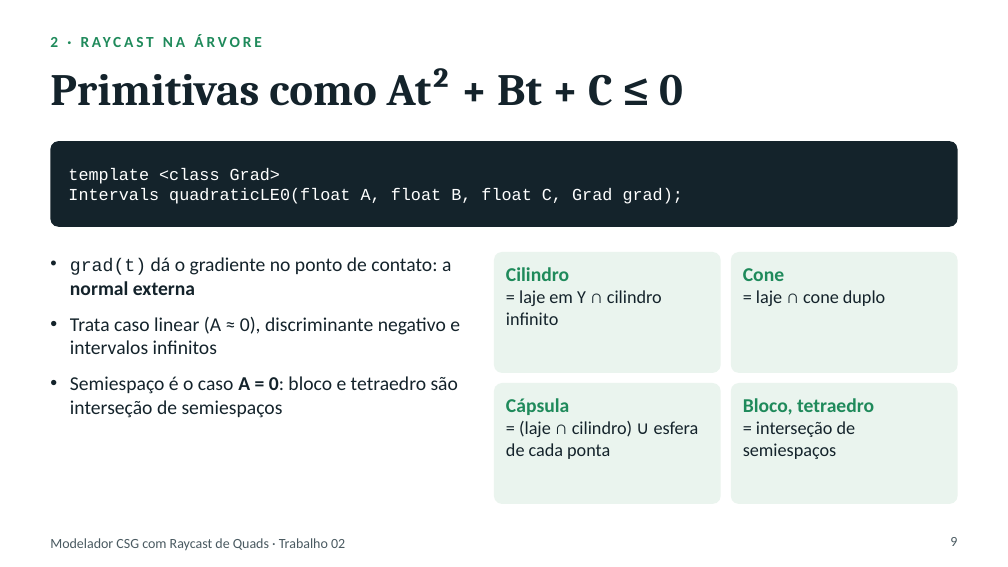
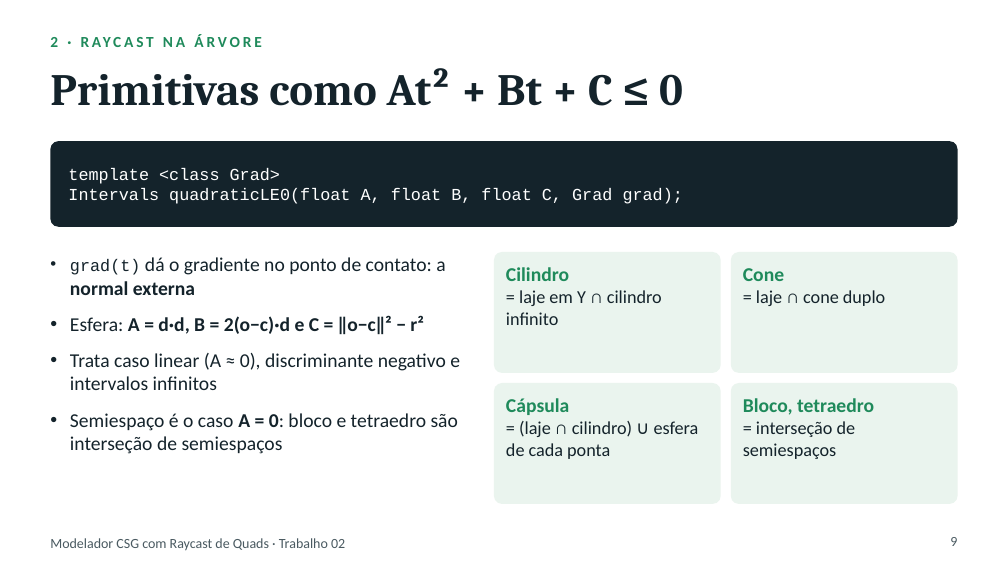
Before and after one commit to caiofelipempe/mdcc_mestrado_computacao_grafica, a slide deck: slide 9 of disciplines/modelagem_geometrica/trabalho_2/apresentacao.pptx. Drawn at 1008x567 pixels with LibreOffice and Linux fonts; fonts in the diff are those of the drawing. Boxes give left, top, right and bottom in pixels: in the first picture for what was removed or moved away, otherwise in the second. Text is boxed around its words. In the diff, an @@ line names an element or a change of style, - is before the commit and + after.

```diff
--- a/disciplines/modelagem_geometrica/trabalho_2/apresentacao.pptx
+++ b/disciplines/modelagem_geometrica/trabalho_2/apresentacao.pptx
@@ text at bbox=[70, 257, 445, 295]: size 13 to 12 pt in "grad(t)" @@
@@ text at bbox=[70, 315, 424, 335]: paragraph added @@
+• Esfera: A = d·d, B = 2(o−c)·d e C = ‖o−c‖² − r²
```
Also in this commit, not shown: 4 other slides changed, 1 slide added, 3 other files.
